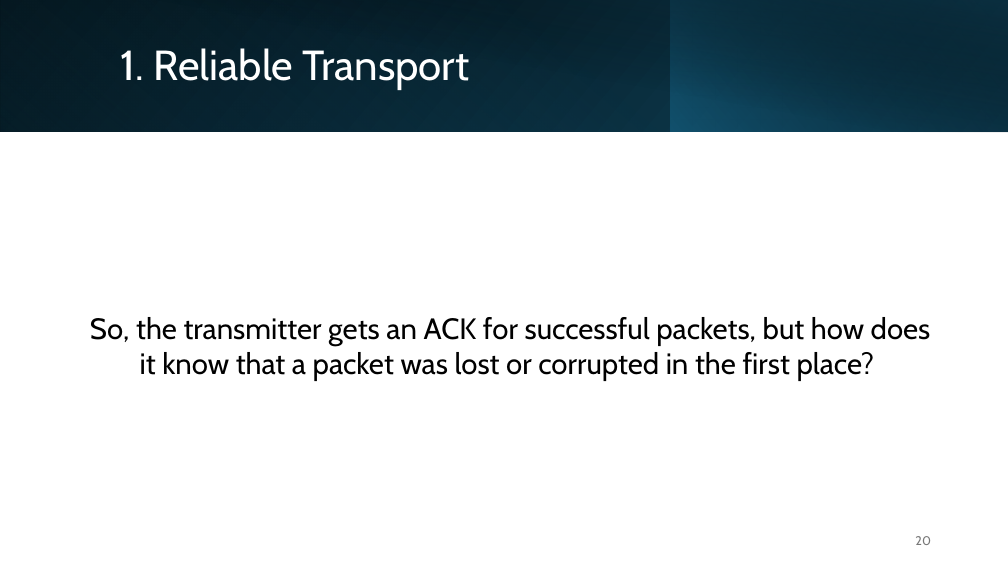
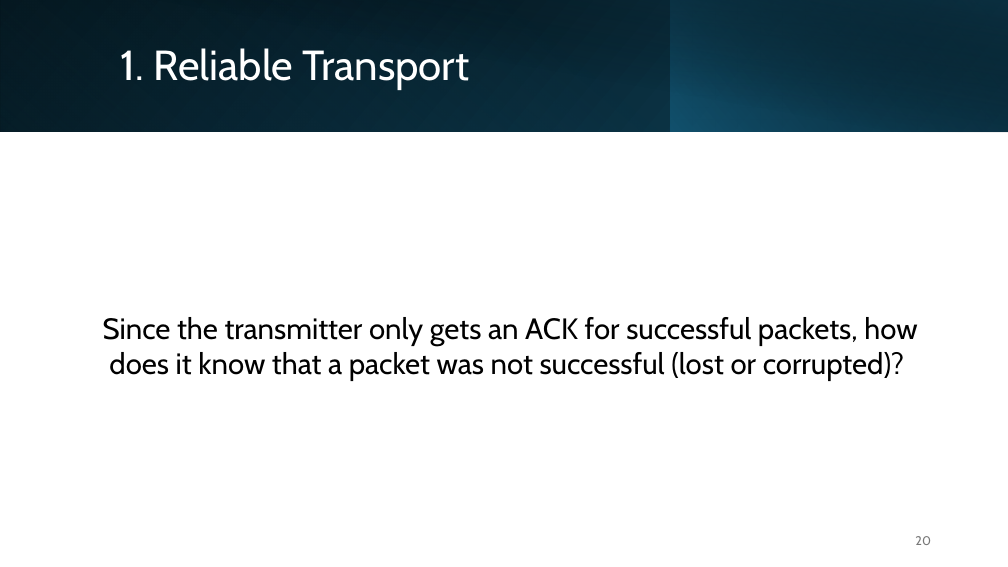
Before and after one commit to michaelgalle/ComputerNetworks, a slide deck: slide 20 of Introduction to Networks - TCP congestion - slides.pptx. Drawn at 1008x567 pixels with LibreOffice and Linux fonts; fonts in the diff are those of the drawing. Boxes give left, top, right and bottom in pixels: in the first picture for what was removed or moved away, otherwise in the second. Text is boxed around its words. In the diff, an @@ line names an element or a change of style, - is before the commit and + after.

```diff
--- a/Introduction to Networks - TCP congestion - slides.pptx
+++ b/Introduction to Networks - TCP congestion - slides.pptx
@@ text at (x1=103, y1=317, x2=917, y2=381): text changed @@
-So, the transmitter gets an ACK for successful packets, but how does it know that a packet was lost or corrupted in the first place?
+Since the transmitter only gets an ACK for successful packets, how does it know that a packet was not successful (lost or corrupted)?
```
Also in this commit, not shown: 15 other slides changed, 1 slide added, 1 other file.
